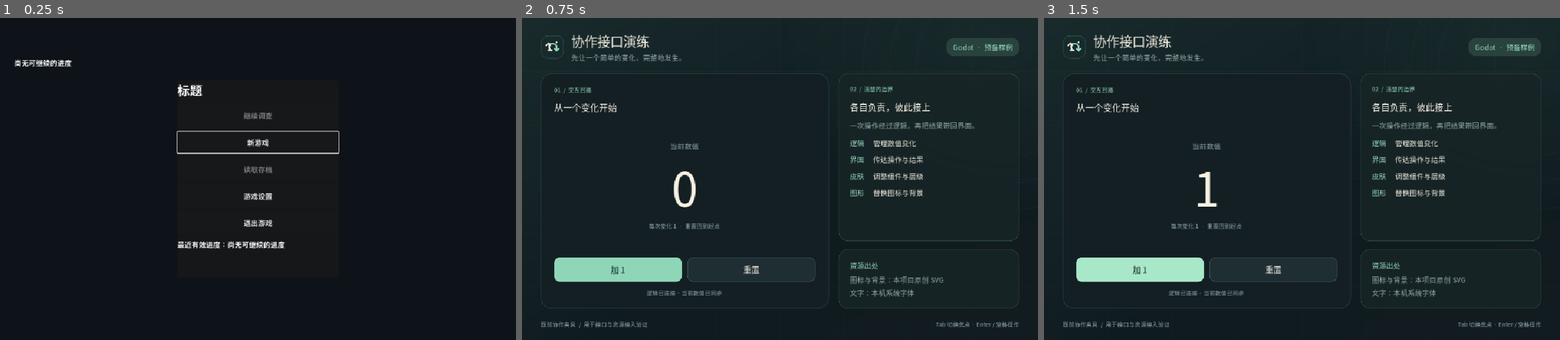
Above: before the commit, frames 1-3 (left to right).
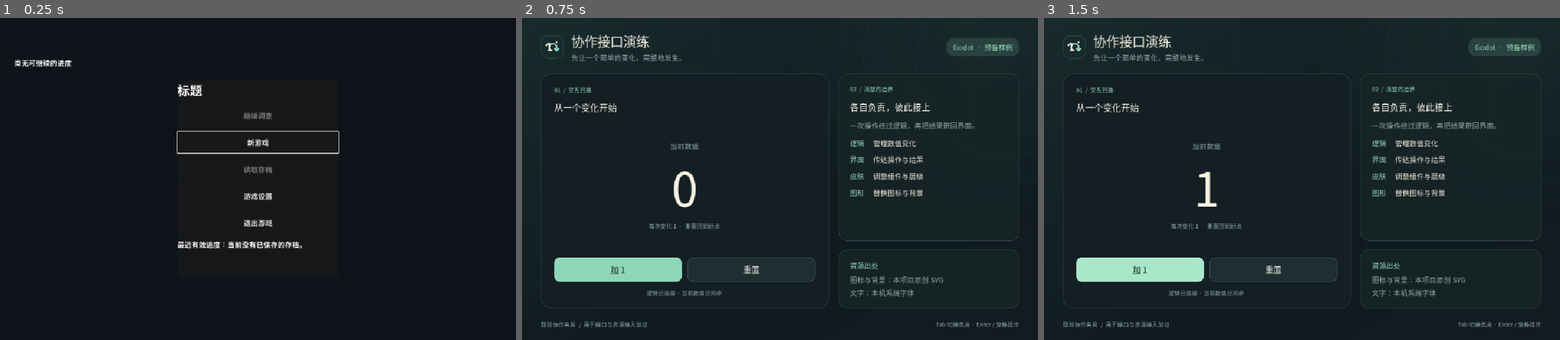
Above: after the commit, the same moments.

Repository: Rossgu25487/gamejam-2026-workspace
Game: Godot game, scene res://main/main.tscn
Same seed, same stepped clock (60 frames per second), same inputs: the game is played once before the commit and once after it.
Inputs:
- Up to frame 1 (0.25 s): no input
- Up to frame 2 (0.75 s): click "新游戏" at 0.5 s
- Up to frame 3 (1.5 s): click "加 1" at 1.25 s

The runs differ from the first frame. In frame 1, 0.2% of the frame differs, in the area x 44-59%, y 69-72%; in frame 2, nothing differs; in frame 3, nothing differs.

Commit message:
fix: 同步标题页最新进度与存档序号

Diff:
--- a/game/main/main.gd
+++ b/game/main/main.gd
@@ -94,6 +94,7 @@
 	settings_page.close_page()
 	pause_page.hide_page()
 	counter_view.hide()
+	title_page.apply_latest_summary(save_service.latest_summary())
 	title_page.show_page()
 
 func _start_investigation() -> void:
@@ -163,6 +164,7 @@
 func _on_start_ready(has_save: bool) -> void:
 	# 初始化服务完成后再决定标题页默认焦点。
 	title_page.apply_scan_result(has_save)
+	title_page.apply_latest_summary(save_service.latest_summary())
 
 func _on_loaded(snapshot: Dictionary) -> void:
 	current_snapshot = snapshot.duplicate(true)
@@ -197,6 +199,7 @@
 
 func _on_close_subpage() -> void:
 	save_page.close_page(); load_page.close_page(); settings_page.close_page()
+	title_page.apply_latest_summary(save_service.latest_summary())
 	if subpage_origin == "title": _show_title()
 	else: current_layer = "pause"; pause_page.show_page()
 	if is_instance_valid(subpage_focus): subpage_focus.grab_focus()
--- a/game/systems/save_load/save_load_service.gd
+++ b/game/systems/save_load/save_load_service.gd
@@ -40,11 +40,15 @@
 	if file == null:
 		operation_completed.emit(false, "存档写入失败")
 		return false
-	sequence += 1
+	# 序号只在写入成功后提交；同一服务实例启动时先从磁盘最大序号继续。
+	if sequence == 0:
+		scan()
+	var next_sequence := sequence + 1
 	var record := snapshot.duplicate(true)
 	# 强制写入本次目标栏位的元数据，避免从自动档恢复后手动保存仍被标记为 auto。
-	record.merge({"schema_version": SCHEMA_VERSION, "slot_kind": slot_kind, "slot_index": slot_index, "save_sequence": sequence, "saved_at_utc": Time.get_datetime_string_from_system(true)}, true)
+	record.merge({"schema_version": SCHEMA_VERSION, "slot_kind": slot_kind, "slot_index": slot_index, "save_sequence": next_sequence, "saved_at_utc": Time.get_datetime_string_from_system(true)}, true)
 	file.store_string(JSON.stringify(record))
+	sequence = next_sequence
 	operation_completed.emit(true, "存档成功")
 	return true
 
--- a/game/tests/navigation_checks.gd
+++ b/game/tests/navigation_checks.gd
@@ -28,6 +28,10 @@
     scene._on_continue()
     if scene.model.read_value() != 1:
         printerr("NAV_FAILED: continue did not restore latest manual save")
+        quit(1)
+        return
+    if not scene.title_page.detail.text.begins_with("最近有效进度："):
+        printerr("NAV_FAILED: latest summary text")
         quit(1)
         return
     scene.model.reset()
--- a/game/title_page/title_page.gd
+++ b/game/title_page/title_page.gd
@@ -12,6 +12,7 @@
 @onready var load_button: Button = $PanelContainer/VBoxContainer/Load
 @onready var settings_button: Button = $PanelContainer/VBoxContainer/Settings
 @onready var exit_button: Button = $PanelContainer/VBoxContainer/Exit
+@onready var detail: Label = $PanelContainer/VBoxContainer/Detail
 var scan_complete := false
 var has_progress := false
 func _ready() -> void:
@@ -44,10 +45,16 @@
 	scan_complete = true
 	self.has_progress = has_progress
 	status.text = "已有可继续的调查" if has_progress else "尚无可继续的进度"
+	if not has_progress:
+		detail.text = "最近有效进度：尚无可继续的进度"
 	continue_button.disabled = not has_progress
 	load_button.disabled = not has_progress
 	if visible:
 		(continue_button if has_progress else new_game_button).grab_focus()
+
+func apply_latest_summary(summary: String) -> void:
+	# 标题页只负责显示存档服务提供的最新有效进度摘要。
+	detail.text = "最近有效进度：" + summary
 func show_page() -> void:
 	# 页面恢复时由自身恢复默认焦点。
 	show()
